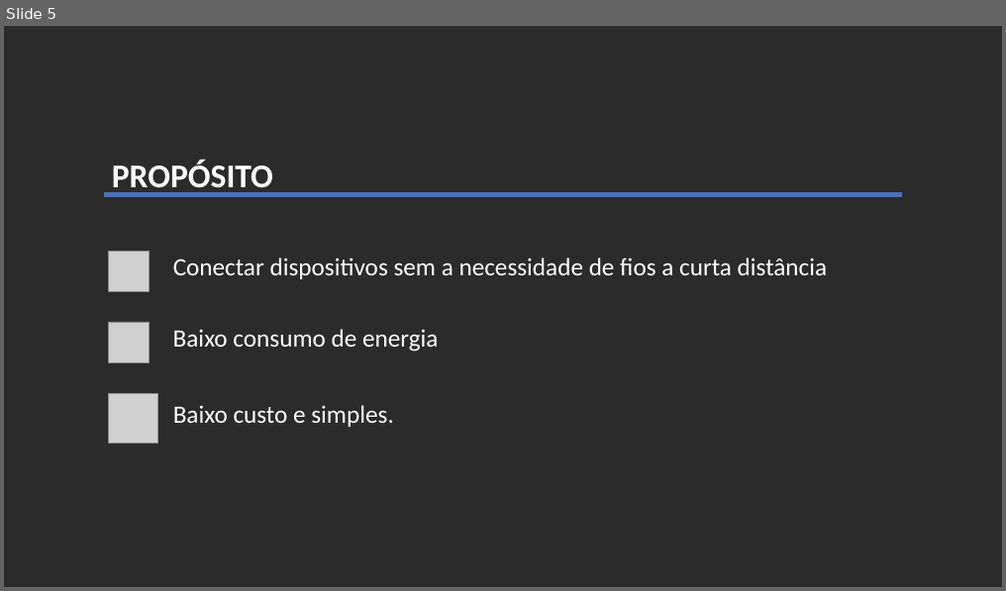
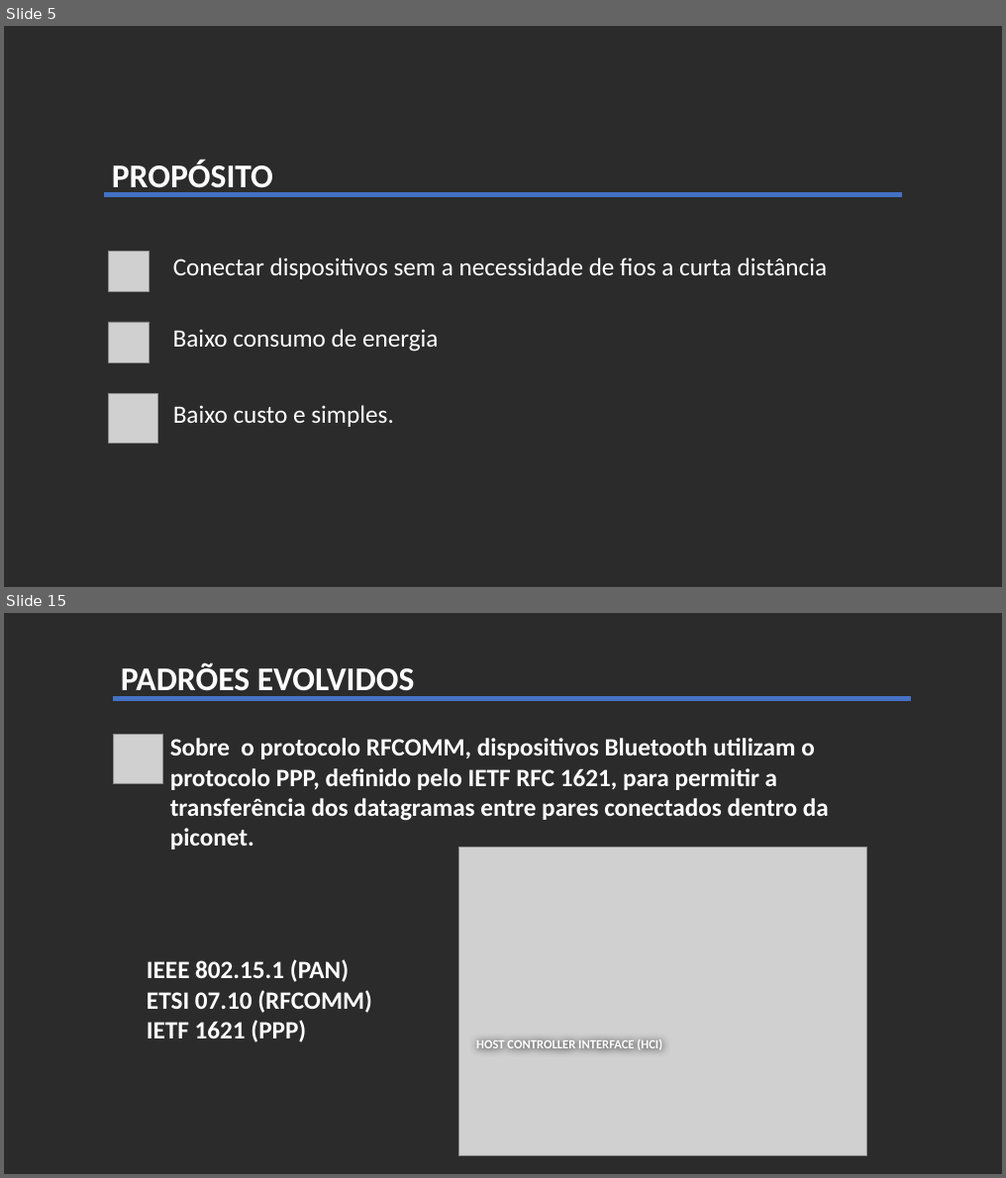
Before and after one commit to VandersonSenai/MODULO03, a slide deck: IoT/Apresentação Protocolos IoT BT.pptx. Shown one above the other, each under a label of ours: slide 5 before the commit, slides 5 and 15 after it; the slides between them are not shown. The pictures are 1006x591 and 1006x1178 pixels, drawn with LibreOffice and Linux fonts; fonts in the diff are those of the drawing; grey boxes stand for pictures; background and template pictures are left out; a plain dark background stands for a picture behind light text. Boxes give left, top, right and bottom in pixels: in the first picture for what was removed or moved away, otherwise in the second. Text is boxed around its words. In the diff, an @@ line names an element or a change of style, - is before the commit and + after.

```diff
--- a/IoT/Apresentação Protocolos IoT BT.pptx
+++ b/IoT/Apresentação Protocolos IoT BT.pptx
@@ slide 15 added at box(4, 613, 1002, 1174), background picture (left out) @@
@@ subtitle added at box(121, 663, 415, 699), 32 pt, text #FFFFFF, bold @@
+PADRÕES EVOLVIDOS
@@ line added from (113, 698) to (911, 698), #4472C4 4.5 pt @@
@@ picture added at box(113, 735, 162, 783) @@
@@ text added at box(170, 738, 829, 850), 24 pt, text #FFFFFF, bold @@
+Sobre o protocolo RFCOMM, dispositivos Bluetooth utilizam o protocolo PPP, definido pelo IETF RFC 1621, para permitir a transferência dos datagramas entre pares conectados dentro da piconet.
@@ picture added at box(459, 848, 867, 1156) @@
@@ text added at box(147, 959, 372, 1043), 24 pt, text #FFFFFF, bold @@
+IEEE 802.15.1 (PAN)
+ETSI 07.10 (RFCOMM)
+IETF 1621 (PPP)
@@ text added at box(476, 1040, 662, 1051), 12 pt, text #FFFFFF, bold @@
+HOST CONTROLLER INTERFACE (HCI)
```
Also in this commit, not shown: 5 slides changed, 11 other slides added, 4 slides removed, 6 other files.
